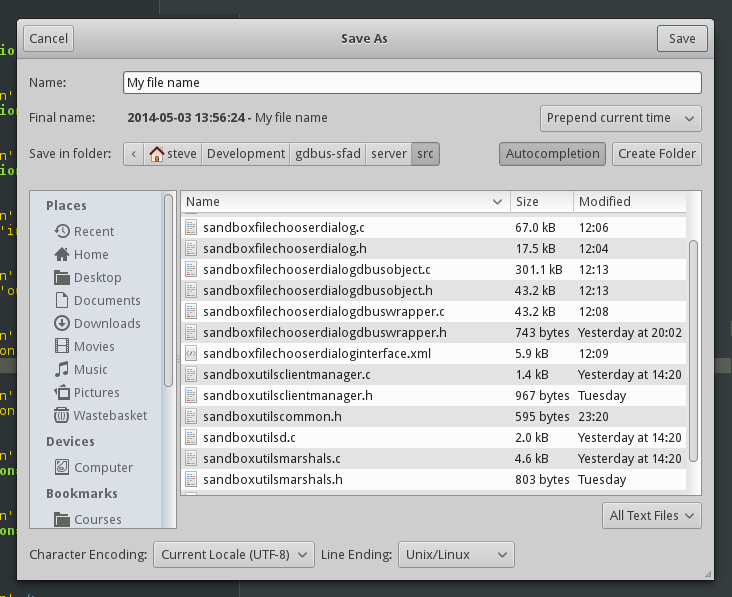
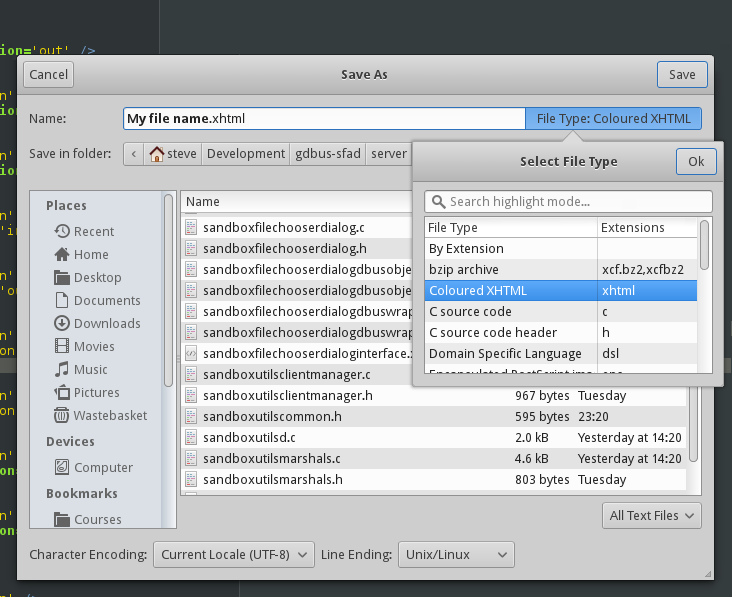
Layers edited between the first and the second 732 × 597 image:
added group "Popover simpler (shadow)" with 12 layers above "Popover complex (no shadow)" over [408, 130, 727, 391]
added group "Popover content #1" with 7 layers in group "Popover simpler (shadow)" over [419, 142, 719, 375]
added layer "Select File Type #2" in group "Popover content #1" over [520, 156, 617, 169]
added layer "Select File Type #3" in group "Popover content #1" over [520, 157, 617, 170]
added layer "Ok #1" in group "Popover content #1" over [689, 156, 705, 166]
added layer "Apply Button #1" in group "Popover content #1" over [675, 142, 719, 182]
added layer "File Type List #1" in group "Popover content #1" over [419, 194, 713, 375]
added layer "Popover Search #1" in group "Popover content #1" over [422, 190, 713, 356]
added group "Popover body #1" with 3 layers in group "Popover simpler (shadow)" over [408, 130, 727, 391]
added layer "ARROW #1" in group "Popover body #1" over [561, 130, 585, 142]
added layer "Popover body bg #2" in group "Popover body #1" over [412, 141, 724, 387]
added layer "Popover body shadow" (30%) in group "Popover body #1" over [408, 136, 727, 391]
hid group "EXTRA LINE" (9 layers) over [16, 14, 727, 148]
showed group "Old" (3 layers) over [525, 107, 702, 130]
renamed "Final name: My file name.xml" to "File Type: Coloured XHTML", painted on it over [530, 113, 697, 126]
added layer "ActiveBackground" in group "Old" over [525, 108, 700, 129]
hid group "Autocompletion #1" (4 layers) over [494, 137, 609, 171]
added layer "My file name.xhtml" above "mockup.png" over [128, 113, 245, 126]
painted on "mockup.png" over [127, 113, 249, 127]
added layer "Pasted Layer" over [16, 14, 727, 391]
